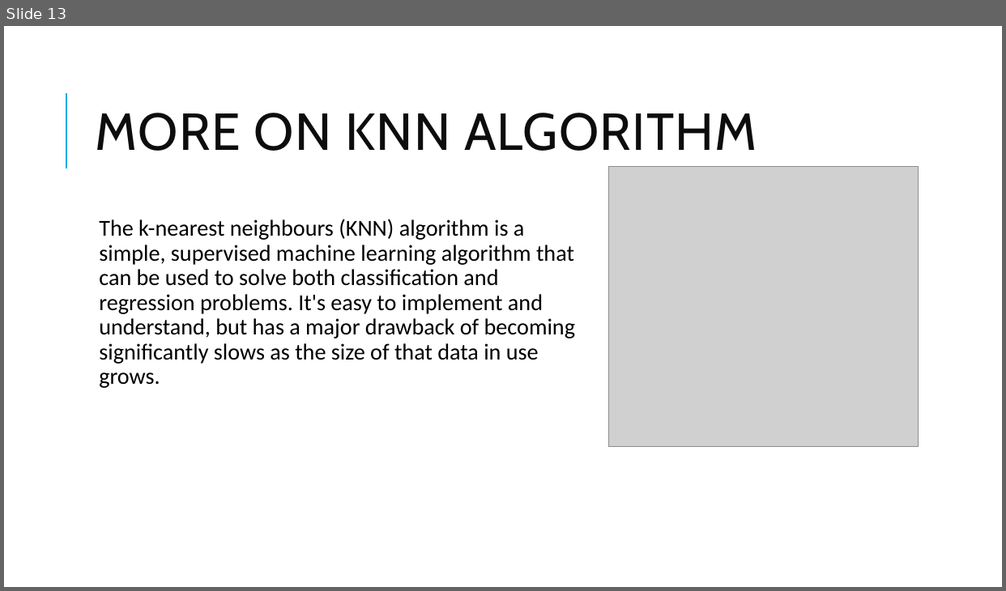
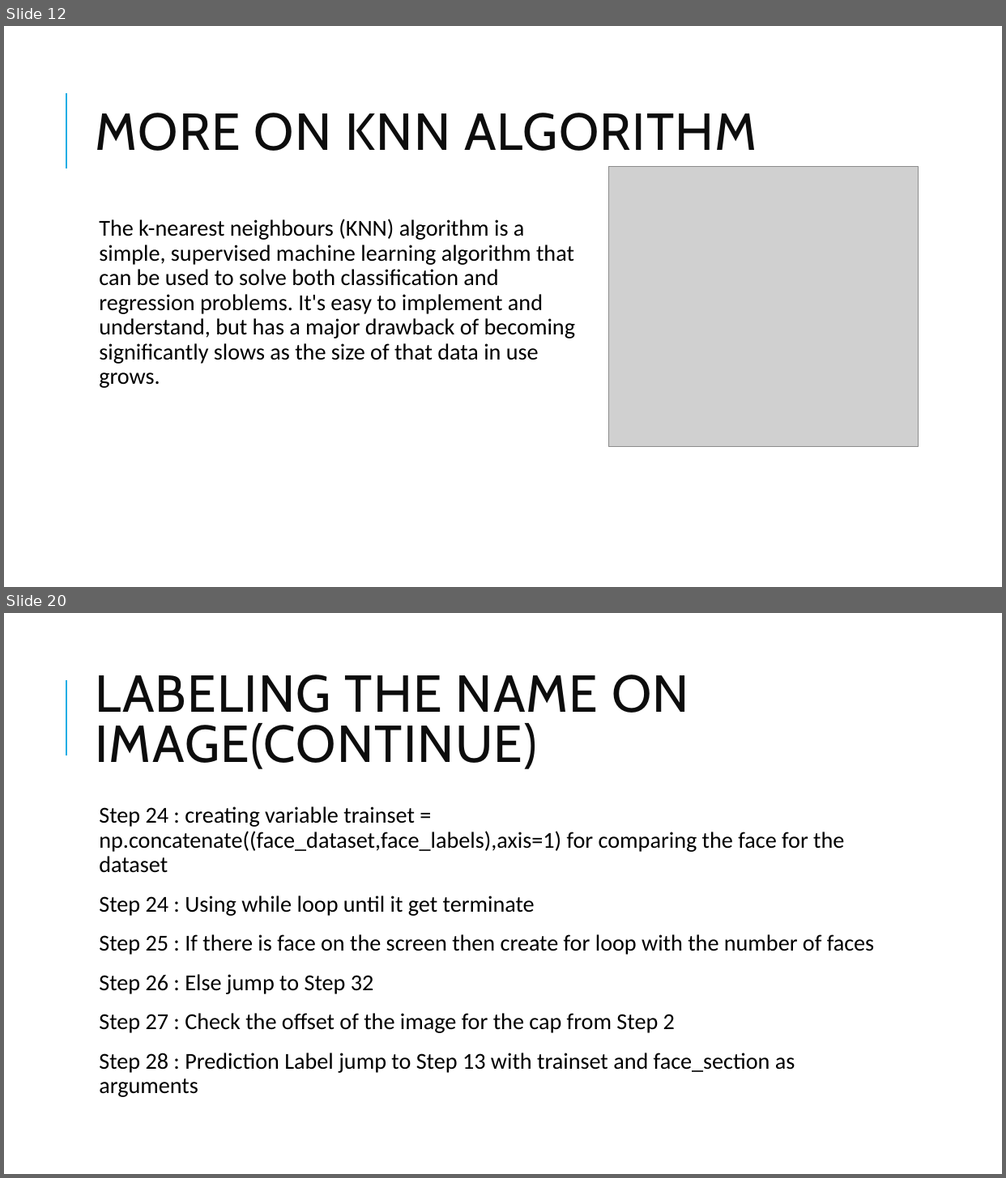
Before and after one commit to adarshdwivedi123/projectchecking, a slide deck: Project Presentation.pptx. Shown one above the other, each under a label of ours: slide 13 before the commit, slides 12 and 20 after it; the slides between them are not shown. The pictures are 1006x591 and 1006x1178 pixels, drawn with LibreOffice and Linux fonts; fonts in the diff are those of the drawing; grey boxes stand for pictures. Boxes give left, top, right and bottom in pixels: in the first picture for what was removed or moved away, otherwise in the second. Text is boxed around its words. In the diff, an @@ line names an element or a change of style, - is before the commit and + after.

```diff
--- a/Project Presentation.pptx
+++ b/Project Presentation.pptx
@@ slide 20 added at [4, 613, 1002, 1174], background #FFFFFF; not listed: 1 template element that a slide beside it also shows @@
@@ title added at [96, 675, 689, 769], 50 pt, text #0D0D0D @@
+LABELING THE NAME ON IMAGE(CONTINUE)
@@ text added at [99, 807, 874, 1097], 22 pt, text #000000 @@
+  Step 24 : creating variable trainset = np.concatenate((face_dataset,face_labels),axis=1) for comparing the face for the dataset
+  Step 24 : Using while loop until it get terminate
+  Step 25 : If there is face on the screen then create for loop with the number of faces
+  Step 26 : Else jump to Step 32
+  Step 27 : Check the offset of the image for the cap from Step 2
+  Step 28 : Prediction Label jump to Step 13 with trainset and face_section as arguments
@@ what was slide 13 is now slide 12 @@
```
Also in this commit, not shown: 1 slide changed, 11 other slides added, 1 other file.
